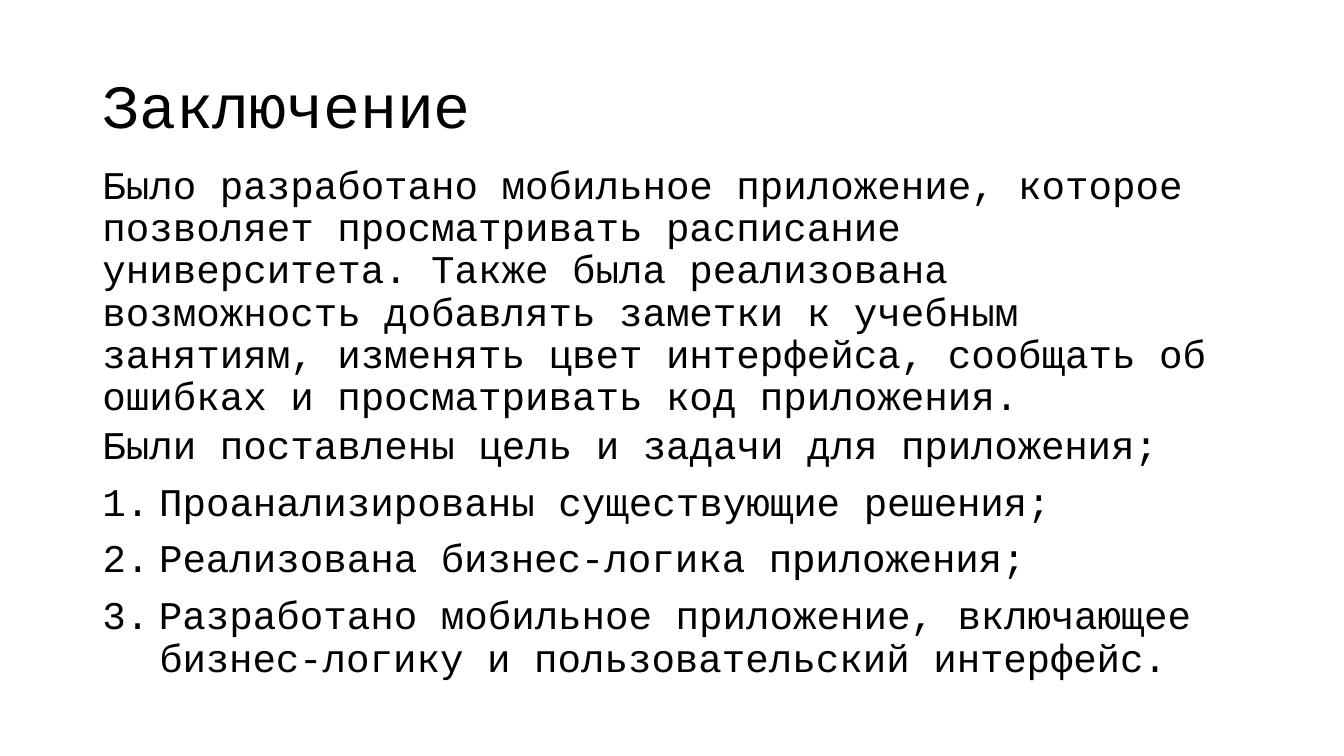
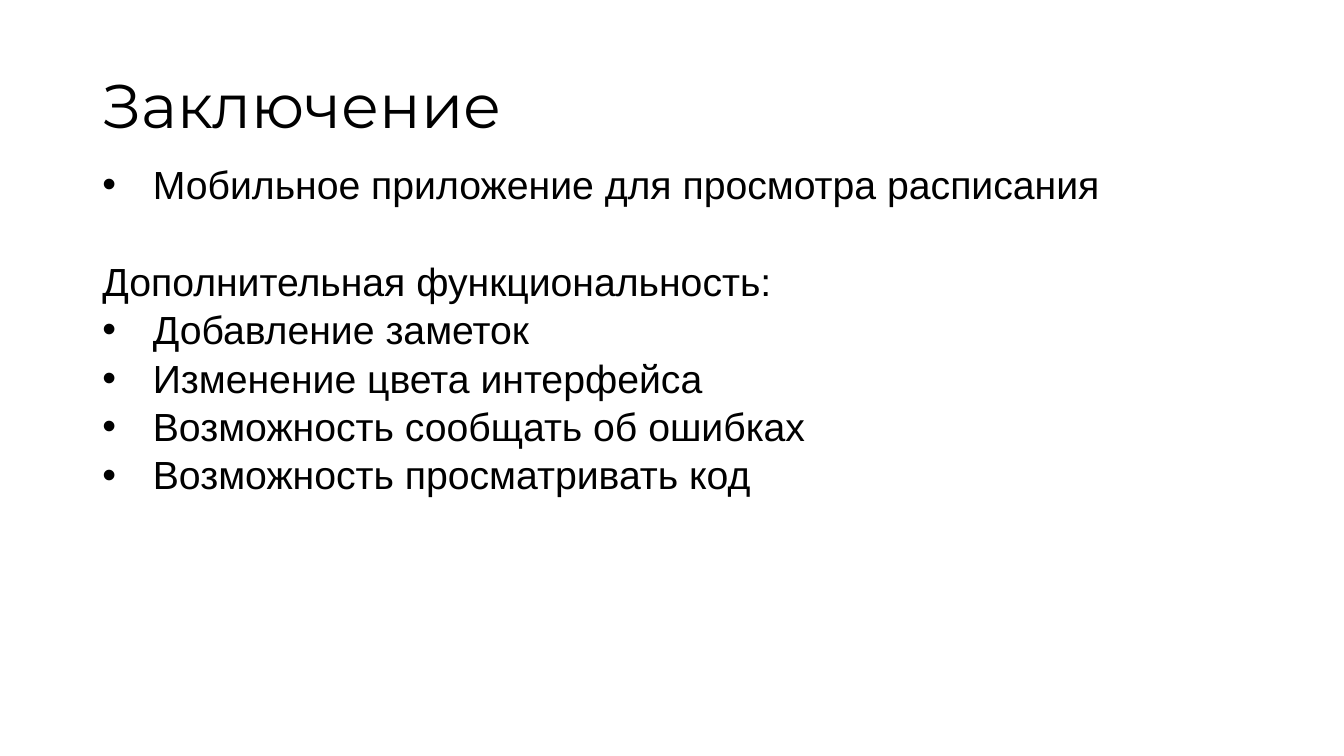
Before and after one commit to vafeenLabs/coursework-report_6-semester, a slide deck: slide 12 of Vafeen_3_61_presentation.pptx. Drawn at 1344x756 pixels with LibreOffice and Linux fonts; fonts in the diff are those of the drawing. Boxes give left, top, right and bottom in pixels: in the first picture for what was removed or moved away, otherwise in the second. Text is boxed around its words. In the diff, an @@ line names an element or a change of style, - is before the commit and + after.

```diff
--- a/Vafeen_3_61_presentation.pptx
+++ b/Vafeen_3_61_presentation.pptx
@@ title "Заключение" at <box>103,84,502,129</box>: font Courier New to Montserrat @@
@@ text at <box>102,170,1099,497</box>: text changed; font Courier New to Arial @@
-Было разработано мобильное приложение, которое позволяет просматривать расписание университета. Также была реализована возможность добавлять заметки к учебным занятиям, изменять цвет интерфейса, сообщать об ошибках и просматривать код приложения.
-Были поставлены цель и задачи для приложения;
-1. Проанализированы существующие решения;
-2. Реализована бизнес-логика приложения;
-3. Разработано мобильное приложение, включающее бизнес-логику и пользовательский интерфейс.
+• Мобильное приложение для просмотра расписания
+Дополнительная функциональность:
+• Добавление заметок
+• Изменение цвета интерфейса
+• Возможность сообщать об ошибках
+• Возможность просматривать код
```
Also in this commit, not shown: 11 other slides changed, 1 slide added, 1 slide removed, 1 other file.
